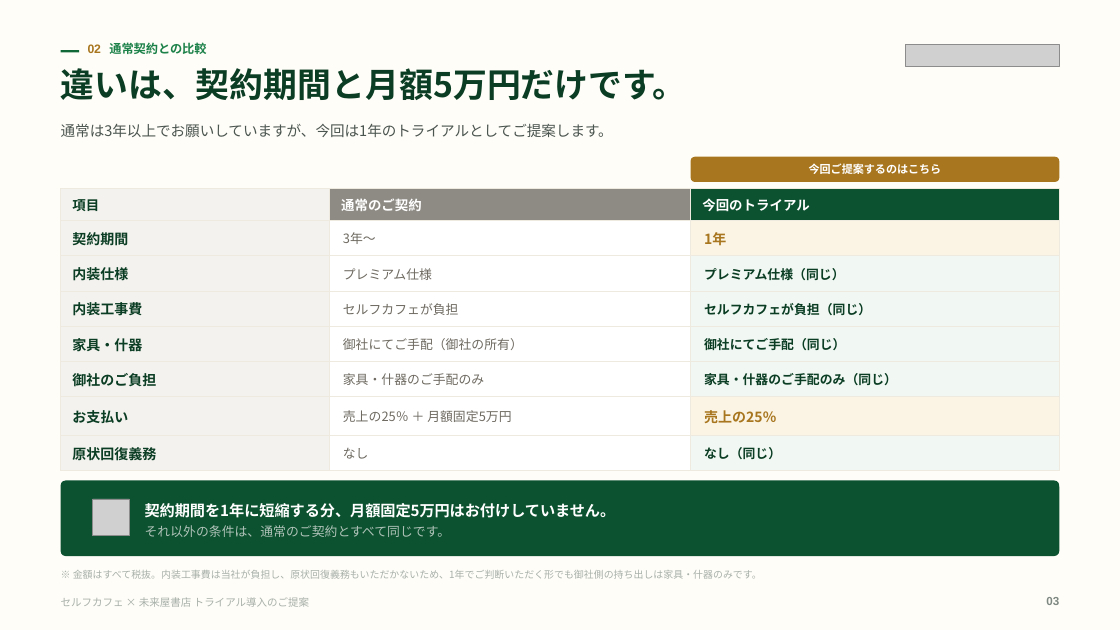
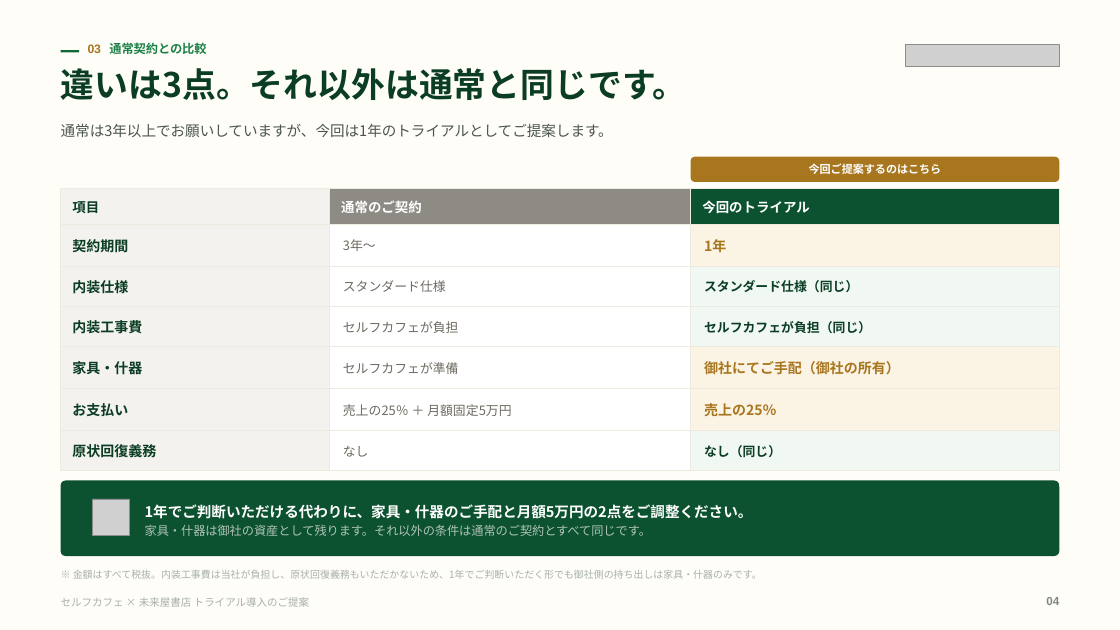
Before and after one commit to a5408071-cmd/suzuki-ceo, a slide deck: slide 4 of selfcafe-miraiya-trial-deck/selfcafe-miraiya-trial-deck.pptx (slide 3 before the commit). Drawn at 1120x630 pixels with LibreOffice and Linux fonts; fonts in the diff are those of the drawing; grey boxes stand for pictures. Boxes give left, top, right and bottom in pixels: in the first picture for what was removed or moved away, otherwise in the second. Text is boxed around its words. In the diff, an @@ line names an element or a change of style, - is before the commit and + after.

```diff
--- a/selfcafe-miraiya-trial-deck/selfcafe-miraiya-trial-deck.pptx
+++ b/selfcafe-miraiya-trial-deck/selfcafe-miraiya-trial-deck.pptx
@@ text at (x1=61, y1=68, x2=687, y2=100): text changed @@
-違いは、契約期間と月額5万円だけです。
+違いは3点。それ以外は通常と同じです。
@@ table at (x1=60, y1=189, x2=1060, y2=465) @@
-row 3, column 2: プレミアム仕様
+row 3, column 2: スタンダード仕様
-row 3, column 3: プレミアム仕様（同じ）
+row 3, column 3: スタンダード仕様（同じ）
-row 5: 家具・什器 | 御社にてご手配（御社の所有） | 御社にてご手配（同じ）
-row 6: 御社のご負担 | 家具・什器のご手配のみ | 家具・什器のご手配のみ（同じ）
+row 5: 家具・什器 | セルフカフェが準備 | 御社にてご手配（御社の所有）
@@ text at (x1=145, y1=504, x2=753, y2=536): text changed; size 13 to 12.5 pt @@
-契約期間を1年に短縮する分、月額固定5万円はお付けしていません。
-それ以外の条件は、通常のご契約とすべて同じです。
+1年でご判断いただける代わりに、家具・什器のご手配と月額5万円の2点をご調整ください。
+家具・什器は御社の資産として残ります。それ以外の条件は通常のご契約とすべて同じです。
@@ text at (x1=1046, y1=597, x2=1059, y2=605): text changed @@
-03
+04
```
Also in this commit, not shown: 4 other slides changed, 3 other files.
